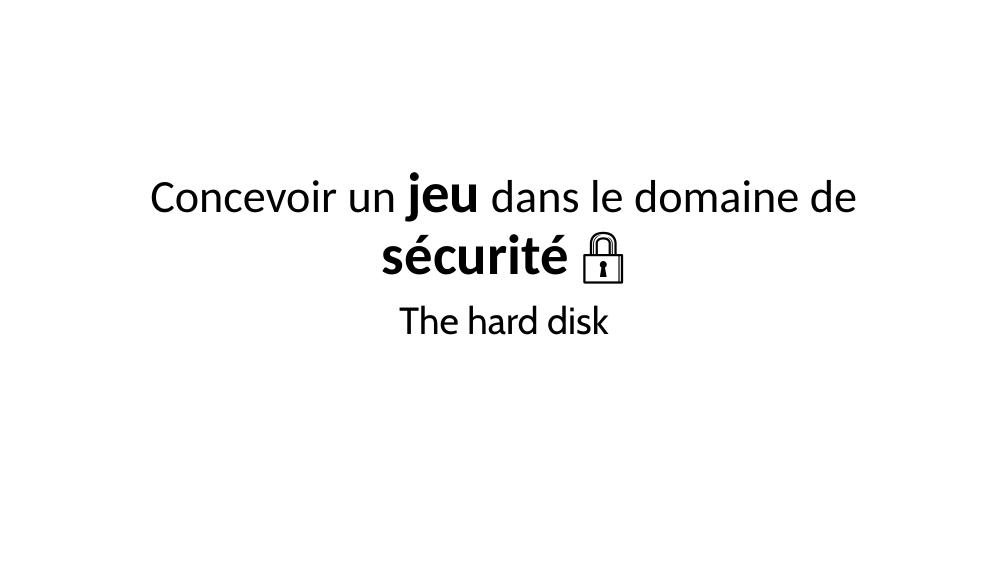
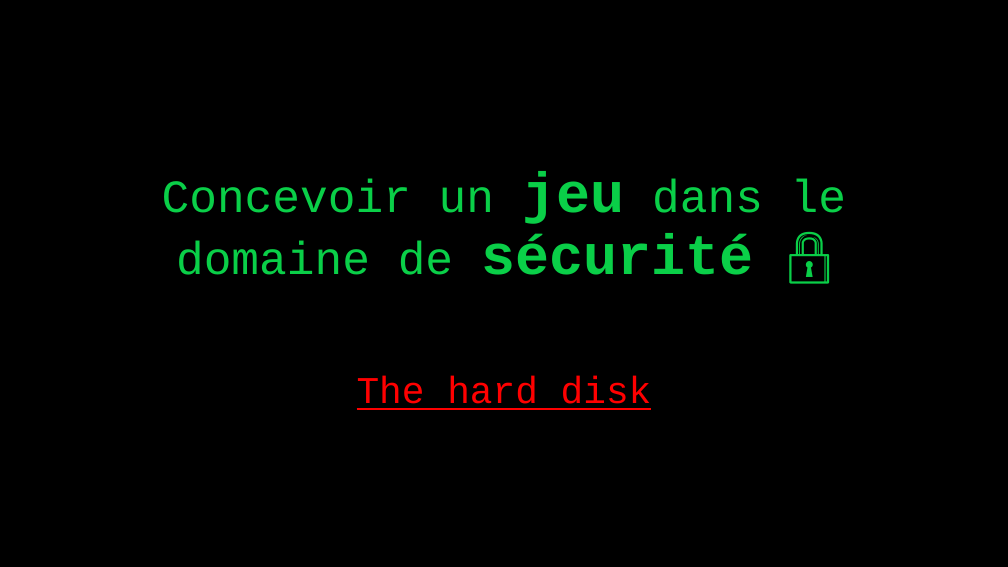
Before and after one commit to Fafishyle/Jeu_domaine_seccuritee, a slide deck: slide 1 of Slide_jeu.pptx. Drawn at 1008x567 pixels with LibreOffice and Linux fonts; fonts in the diff are those of the drawing. Boxes give left, top, right and bottom in pixels: in the first picture for what was removed or moved away, otherwise in the second. Text is boxed around its words. In the diff, an @@ line names an element or a change of style, - is before the commit and + after.

```diff
--- a/Slide_jeu.pptx
+++ b/Slide_jeu.pptx
@@ background #FFFFFF to #000000 @@
@@ title "Concevoir un jeu dans le ..." at [162, 172, 846, 275]: font Calibri to Courier New, text colour #000000 to #0ACF48; font Cabin to Courier New in "🔒" @@
@@ subtitle "The hard disk": place and size @@
-subtitle "The hard disk" at [399, 305, 609, 335]
+subtitle "The hard disk" at [357, 376, 652, 410]
@@ subtitle "The hard disk" at [357, 376, 652, 410]: font Cabin to Courier New, text colour #000000 to #FF0000, underline on @@
```
Also in this commit, not shown: 6 slides added, 1 other file.
